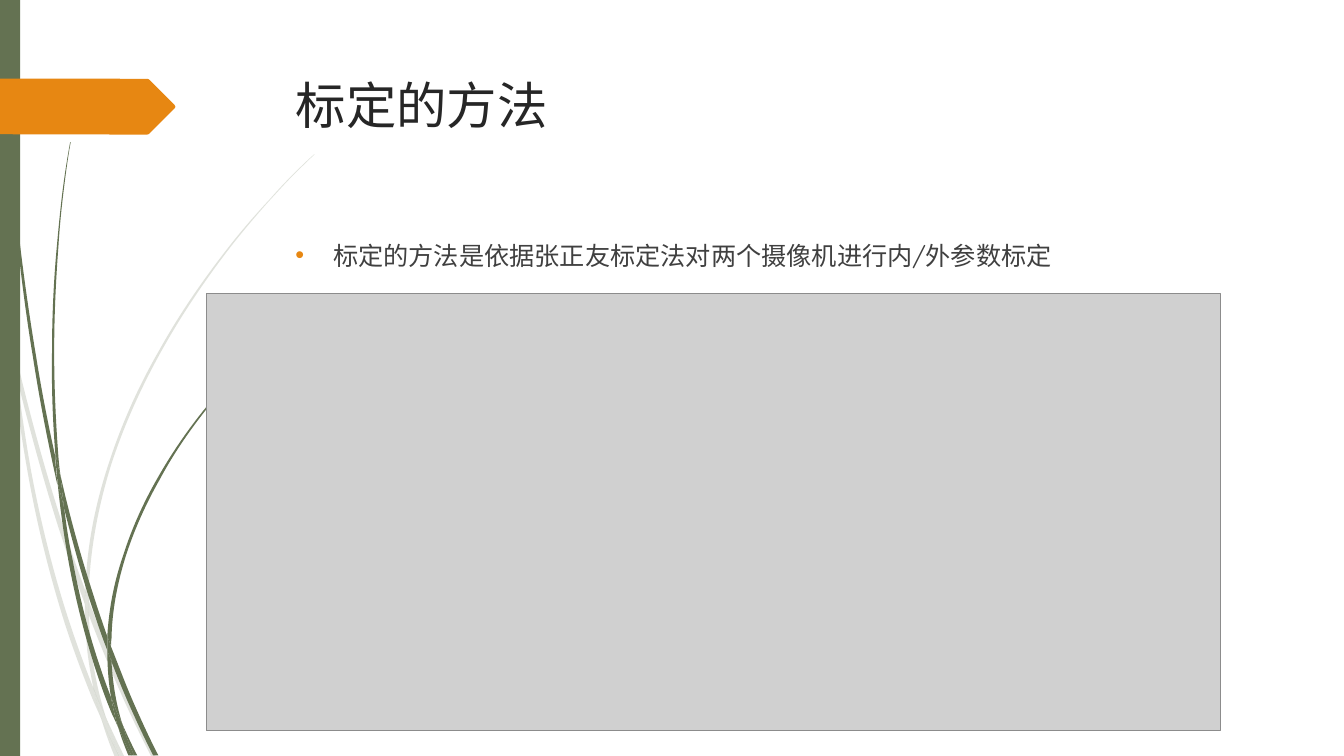
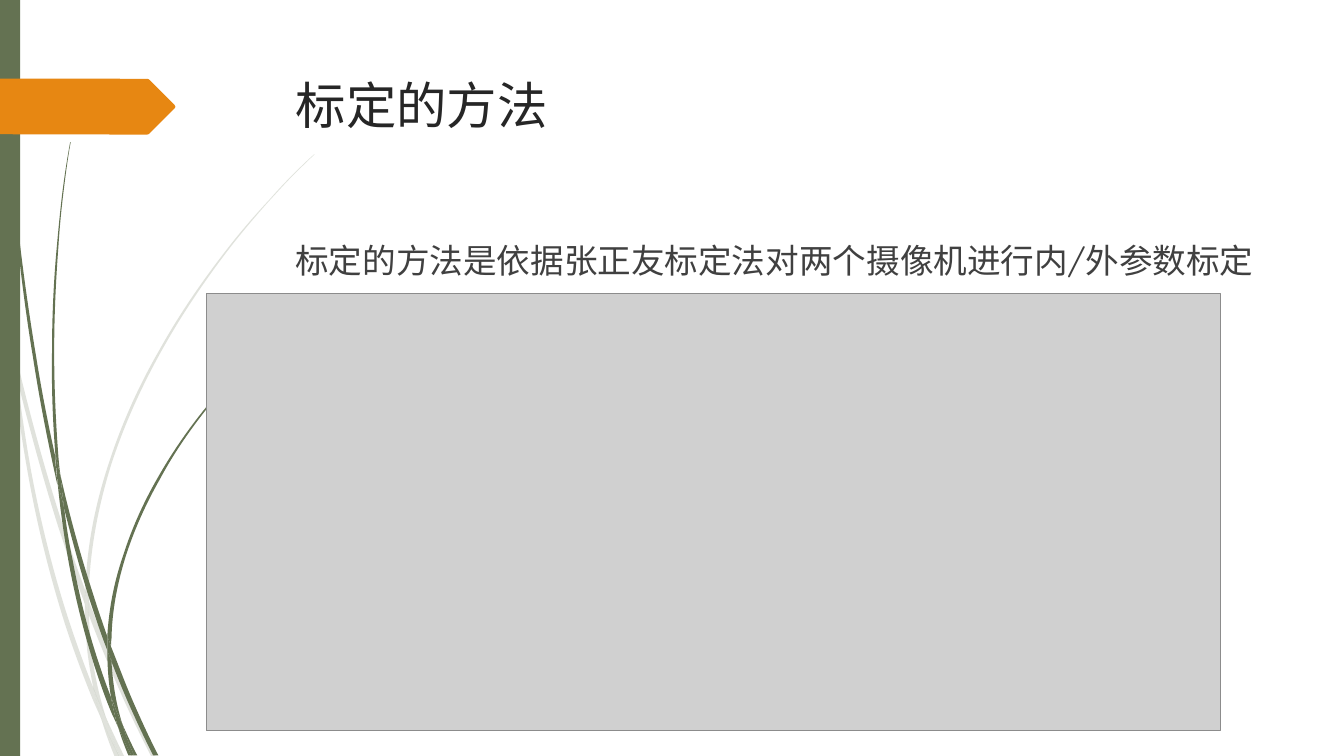
Before and after one commit to john-rgb/meizitu, a slide deck: slide 8 of 论文创新点.ppt. Drawn at 1344x756 pixels with LibreOffice and Linux fonts; fonts in the diff are those of the drawing; grey boxes stand for pictures; background and template pictures are left out. Boxes give left, top, right and bottom in pixels: in the first picture for what was removed or moved away, otherwise in the second. Text is boxed around its words. In the diff, an @@ line names an element or a change of style, - is before the commit and + after.

```diff
--- a/论文创新点.ppt
+++ b/论文创新点.ppt
@@ text "标定的方法是依据张正友标定法对两个摄像机进行内/外参数标定" at <box>295,244,1253,277</box>: size 18 to 24 pt; bullet • to none @@
```
Also in this commit, not shown: 2 other slides changed, 1 slide added, 1 other file.
